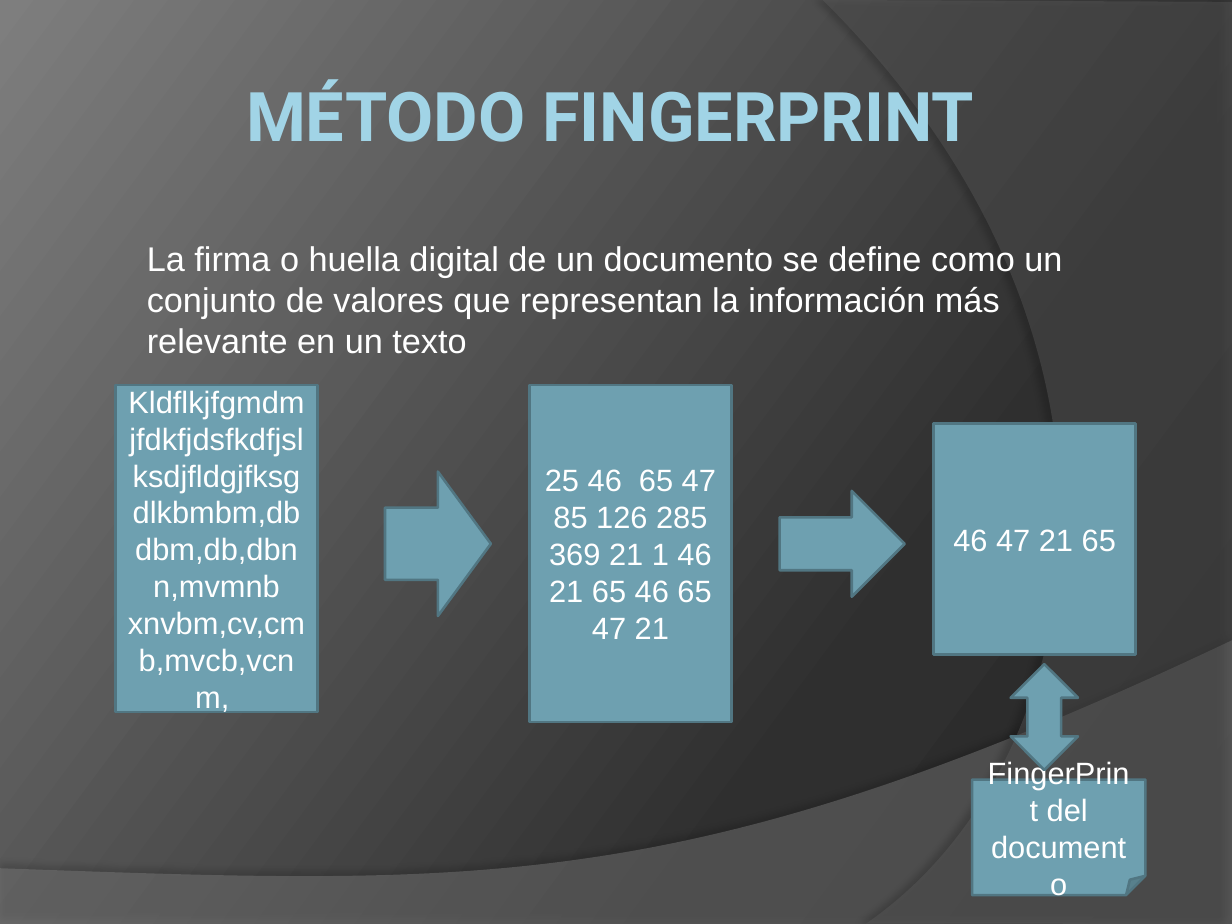
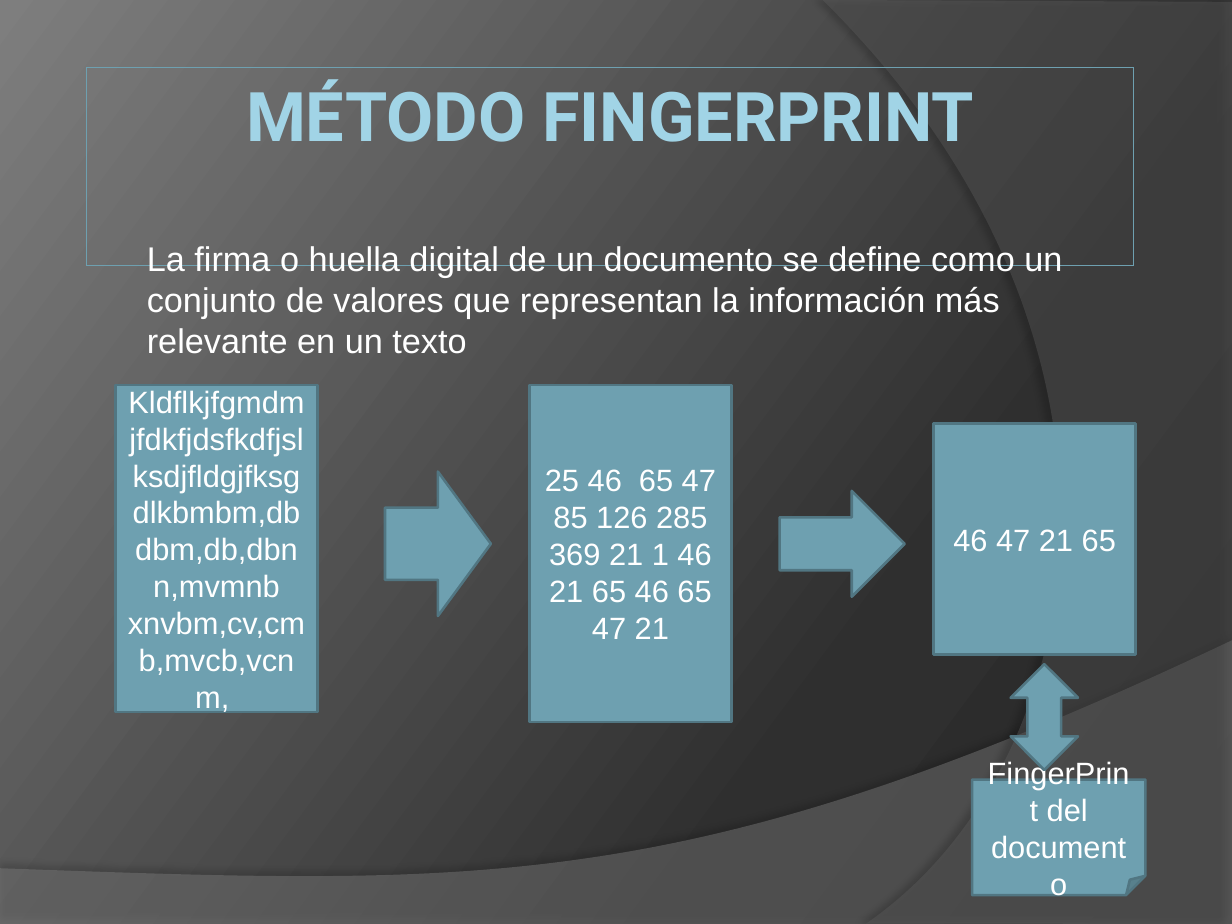
Before and after one commit to diegohttp/plagiarius, a slide deck: slide 8 of Lab4/diapositivas dp1[1].pptx. Drawn at 1232x924 pixels with LibreOffice and Linux fonts; fonts in the diff are those of the drawing. Boxes give left, top, right and bottom in pixels: in the first picture for what was removed or moved away, otherwise in the second. Text is boxed around its words. In the diff, an @@ line names an element or a change of style, - is before the commit and + after.

```diff
--- a/Lab4/diapositivas dp1[1].pptx
+++ b/Lab4/diapositivas dp1[1].pptx
@@ title "MÉTODO FINGERPRINT" resized from (x1=246, y1=79, x2=974, y2=142) to (x1=86, y1=68, x2=1133, y2=266) @@
@@ title "MÉTODO FINGERPRINT" at (x1=86, y1=68, x2=1133, y2=266): outline none to #6EA0B0 0.75 pt @@
```
Also in this commit, not shown: 3 slides added.
